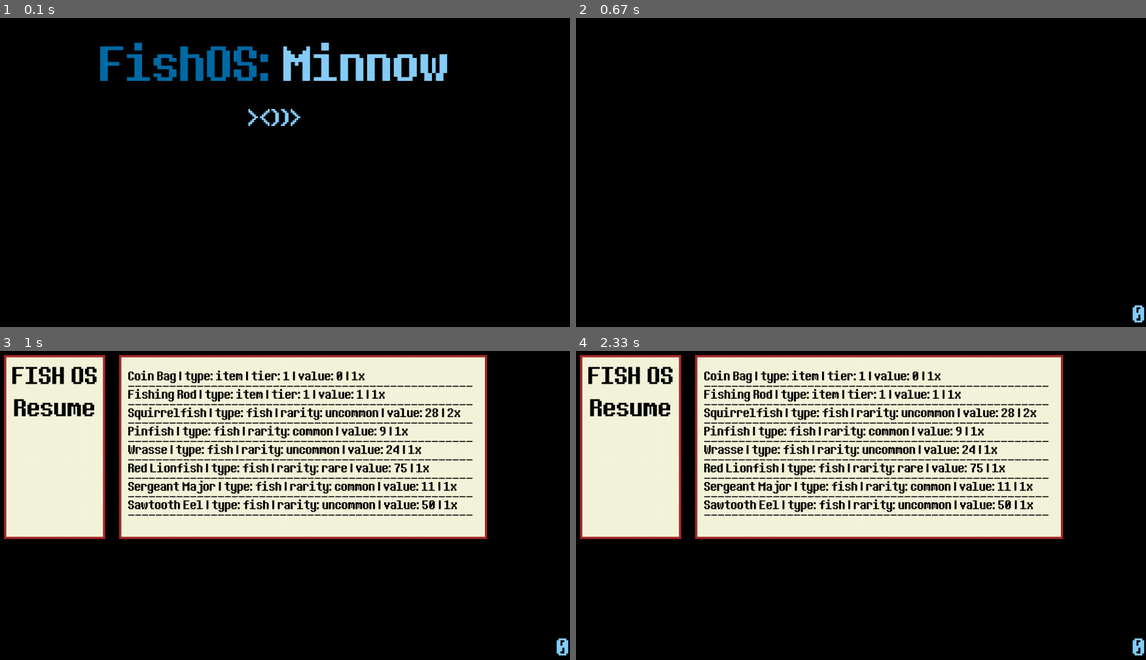
Above: before the commit, frames 1-4 (two rows, left to right).
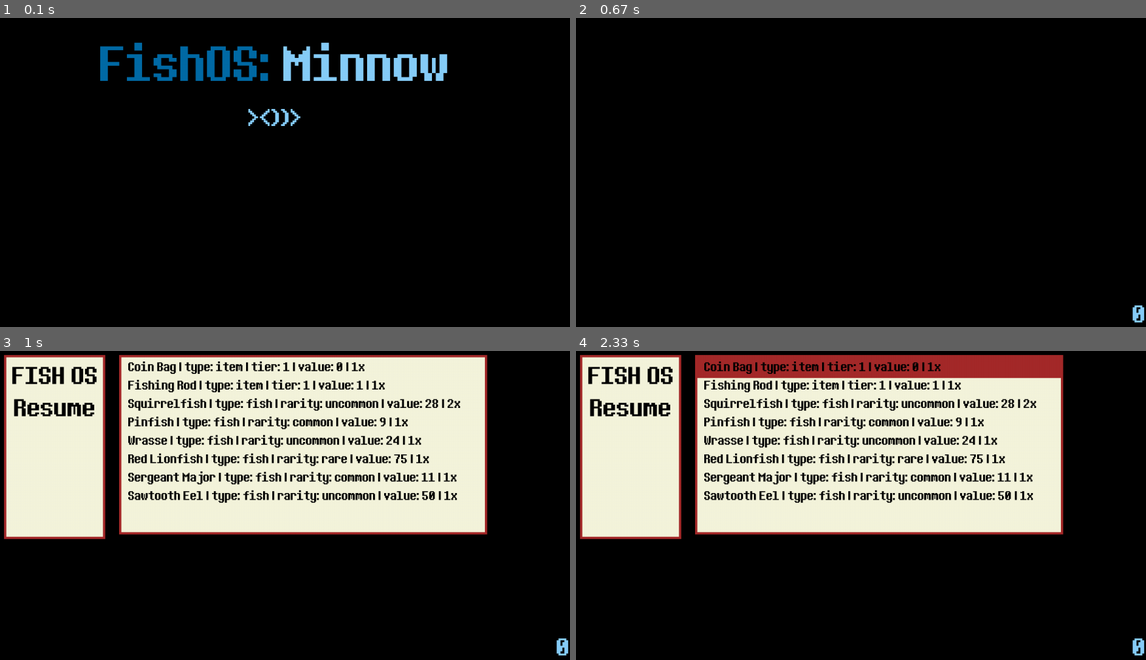
Above: after the commit, the same moments.

Repository: amLarz/FishOS-Minnow
Game: pygame game, started from Game/PygameVersion/main.py
The game is run twice, just before and just after one commit, with the same random seed, the same clock (stepped at 60 frames per second) and the same inputs.
Inputs:
- Up to frame 1 (0.1 s): no input
- Up to frame 2 (0.67 s): tap Enter at 0.33 s
- Up to frame 3 (1 s): hold Esc from 0.67 s (still down); hold Up from 0.67 s (still down)
- Up to frame 4 (2.33 s): release Esc at 1.13 s; release Up at 1.13 s; hold S 1.17-1.63 s; hold Up 1.17-1.63 s; hold Right from 2.17 s (still down)

Frames 1-2 are identical in both runs. In frame 3, 16% of the frame differs, in the area x 20-86%, y 3-62%; in frame 4, 19%, in the area x 20-86%, y 1-62%.

Commit message:
Feat: The menu for the inventory is finished.

Diff:
--- a/Game/PygameVersion/game.py
+++ b/Game/PygameVersion/game.py
@@ -74,7 +74,7 @@
                 if event.key == pygame.K_ESCAPE:
                     return "pause"
 
-                if event.key == pygame.K_x:
+                if event.key == pygame.K_s:
                     switchState()
 
                 if event.key == pygame.K_DOWN and depth_selected != 2:
--- a/Game/PygameVersion/gameMenu.py
+++ b/Game/PygameVersion/gameMenu.py
@@ -4,7 +4,7 @@
 
 # import other game files
 from display import *
-from inv import load_inv
+from inv import load_inv, sell_fish
 
 
 # font config
@@ -13,7 +13,8 @@
 font = pygame.font.Font(fontPath, size=50)
 inv_font = pygame.font.Font(fontPath, size=25)
 
-def on_inv():
+# showing inventory in the game
+def show_inv():
     inv = load_inv()
 
     for i, (name, item_details) in enumerate(inv.items()):
@@ -23,16 +24,16 @@
             row_text = f"{name} | type: {item_details["type"]} | rarity: {item_details["rarity"]} | value: {item_details["value"]} | {item_details["count"]}x"
 
         row_text_render = inv_font.render(row_text, True, "black") # change color to black later
-        separation = inv_font.render("__________________________________________________", True, "black")
-        y_pos = 80 + (i * 40)
+        y_pos = 60 + (i * 40)
         screen.blit(row_text_render, (320, y_pos))
-        screen.blit(separation, (320, y_pos + 10))
+
+
 
 def run_gameMenu():
 
     # rect config
     pause_rect = pygame.Rect(50, 50, 220, 400)
-    inventory_rect = pygame.Rect(300, 50, 800, 400)
+    inventory_rect = pygame.Rect(300, 50, 800, 390)
 
     # FONT CONFIGS AND RENDER
     # FISH OS TEXT config
@@ -45,7 +46,12 @@
     rbutton_y = screenHeight - resume_button.get_height() - 520
 
     # selection
-    selection = 0
+    pause_selection = 0
+    inv_selection = 0
+    is_inv = False
+
+    # position for inv_selection rectangle:
+    sy_pos = 50
 
     running = True
     while running:
@@ -54,10 +60,34 @@
             if event.type == pygame.QUIT:
                 running = False
             if event.type == pygame.KEYDOWN:
+
                 if event.key == pygame.K_ESCAPE:
                     return "game"
-                if event.key == pygame.K_UP and selection != 0:
-                    selection -= 1
+
+                if event.key == pygame.K_UP:
+
+                    if is_inv == False and pause_selection != 0:
+                        pause_selection -= 1
+                    elif is_inv == True and inv_selection != 0:
+                        inv_selection -= 1
+                        sy_pos -= 40
+
+                if event.key == pygame.K_DOWN:
+
+                    if is_inv == False and pause_selection != 3:
+                        pause_selection += 1
+                    elif is_inv == True and inv_selection != 8:
+                        inv_selection += 1
+                        sy_pos += 40
+
+                if event.key == pygame.K_s:
+                    if is_inv == True:
+                        sell_fish(pause_selection)
+
+                if event.key == pygame.K_RIGHT and is_inv != True:
+                    is_inv = True
+                if event.key == pygame.K_LEFT and is_inv != False:
+                    is_inv = False
 
 
 
@@ -69,11 +99,16 @@
         pygame.draw.rect(screen, "beige", inventory_rect)
         pygame.draw.rect(screen, "brown", inventory_rect, 5)
 
+
+        if is_inv == True:
+            selection_rect = pygame.Rect(300, sy_pos, 800, 50)
+            pygame.draw.rect(screen, "brown", selection_rect)
+
         # blit fonts
         screen.blit(fishOS_text, (fbutton_x, fbutton_y))
         screen.blit(resume_button, (rbutton_x, rbutton_y))
 
-        on_inv()
+        show_inv()
 
         pygame.display.flip()
 
--- a/Game/PygameVersion/inv.py
+++ b/Game/PygameVersion/inv.py
@@ -1,5 +1,7 @@
 import json
 import os
+import pygame
+from display import *
 
 # Setup inventory file path
 BASE_DIR = os.path.dirname(os.path.abspath(__file__))
@@ -12,7 +14,9 @@
 
     if not os.path.exists(INV_JSON_PATH):
         # Fishing rod is always going to be in your inventory.
-        inv = {"Fishing Rod": {"type": "item", "count": 1, "tier": 1, "value": 1}}
+        inv = {"Fishing Rod": {"type": "item", "count": 1, "tier": 1, "value": 1},
+               "Coin Bag": {"type": "item", "count": 1, "tier": 1, "value": 1}}
+
         with open(INV_JSON_PATH, "w") as file:
             json.dump(inv, file, indent=2)
     else:
@@ -37,6 +41,7 @@
 
     return inv
 
+
 def save_inv(inv):
 
     with open(INV_JSON_PATH, "w") as file:
@@ -53,3 +58,12 @@
     save_inv(inv)
 
     return
+
+def sell_fish(selected_item):
+    inv = load_inv()
+    item = inv[selected_item]
+
+    fish_value = item["value"]
+    del item
+
+    item["value"] += fish_value
